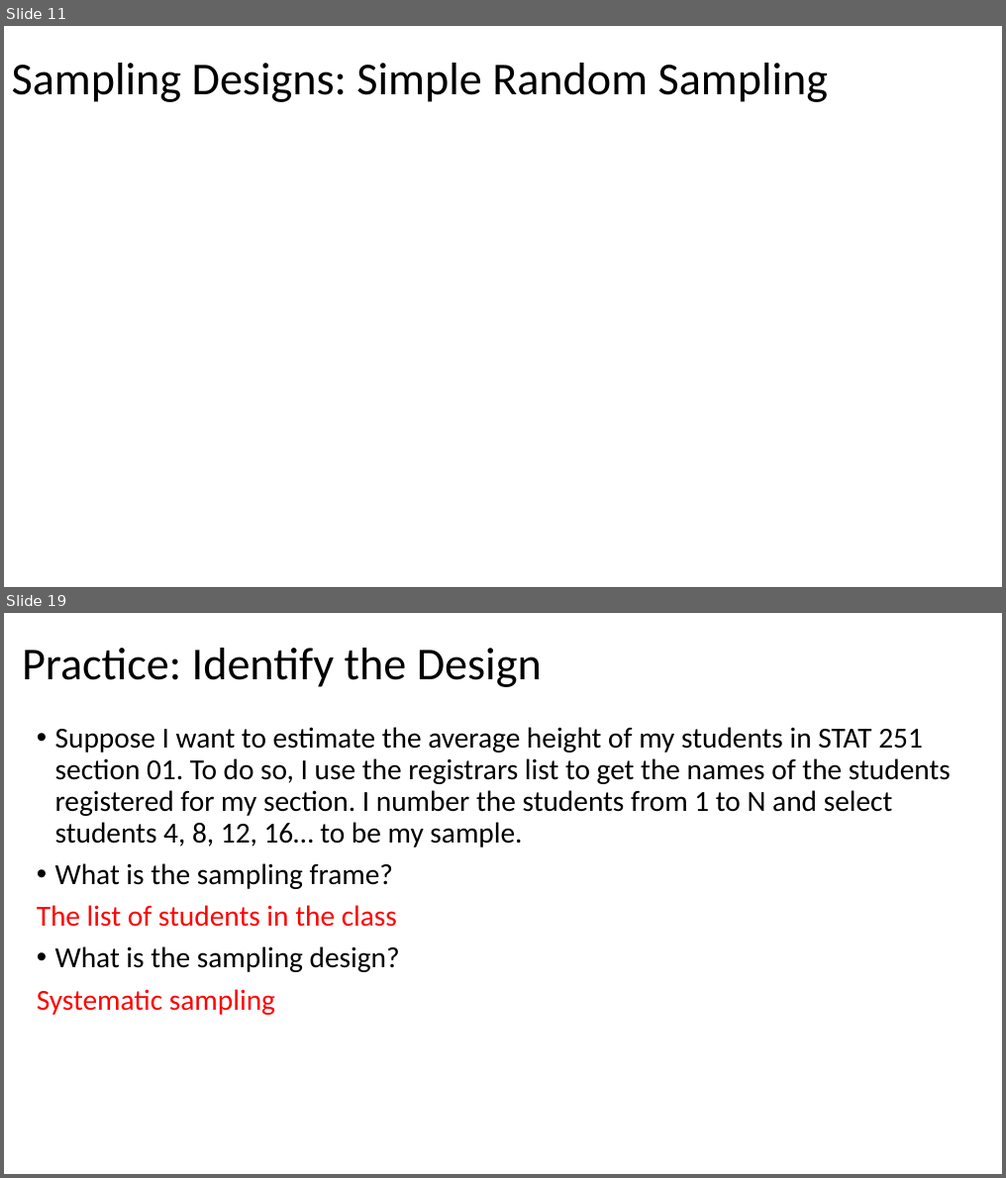
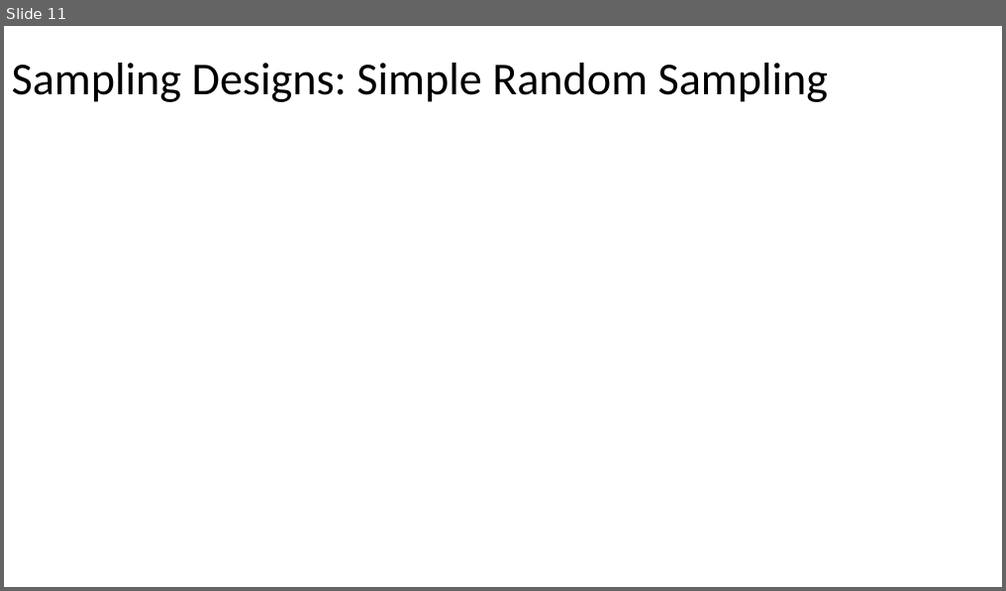
Before and after one commit to Jarred6068/UI_STAT251-03_Spring_2024, a slide deck: docs/lecture_slides/Week 5/Week5_Lecture9_Slides_2_9_2024.pptx. Shown one above the other, each under a label of ours: slides 11 and 19 before the commit, slide 11 after it; the slides between them are not shown. The pictures are 1006x1178 and 1006x591 pixels, drawn with LibreOffice and Linux fonts; fonts in the diff are those of the drawing; grey boxes stand for pictures. Boxes give left, top, right and bottom in pixels: in the first picture for what was removed or moved away, otherwise in the second. Text is boxed around its words. In the diff, an @@ line names an element or a change of style, - is before the commit and + after.

```diff
--- a/docs/lecture_slides/Week 5/Week5_Lecture9_Slides_2_9_2024.pptx
+++ b/docs/lecture_slides/Week 5/Week5_Lecture9_Slides_2_9_2024.pptx
@@ slide 19 removed at (x1=4, y1=613, x2=1002, y2=1174), background #FFFFFF @@
@@ title removed at (x1=22, y1=648, x2=542, y2=687) @@
-Practice: Identify the Design
@@ text removed at (x1=37, y1=727, x2=950, y2=1015) @@
-• Suppose I want to estimate the average height of my students in STAT 251 section 01. To do so, I use the registrars list to get the names of the students registered for my section. I number the students from 1 to N and select students 4, 8, 12, 16… to be my sample.
-• What is the sampling frame?
-The list of students in the class
-• What is the sampling design?
-Systematic sampling
```
Also in this commit, not shown: 8 other slides removed, 1 other file.
